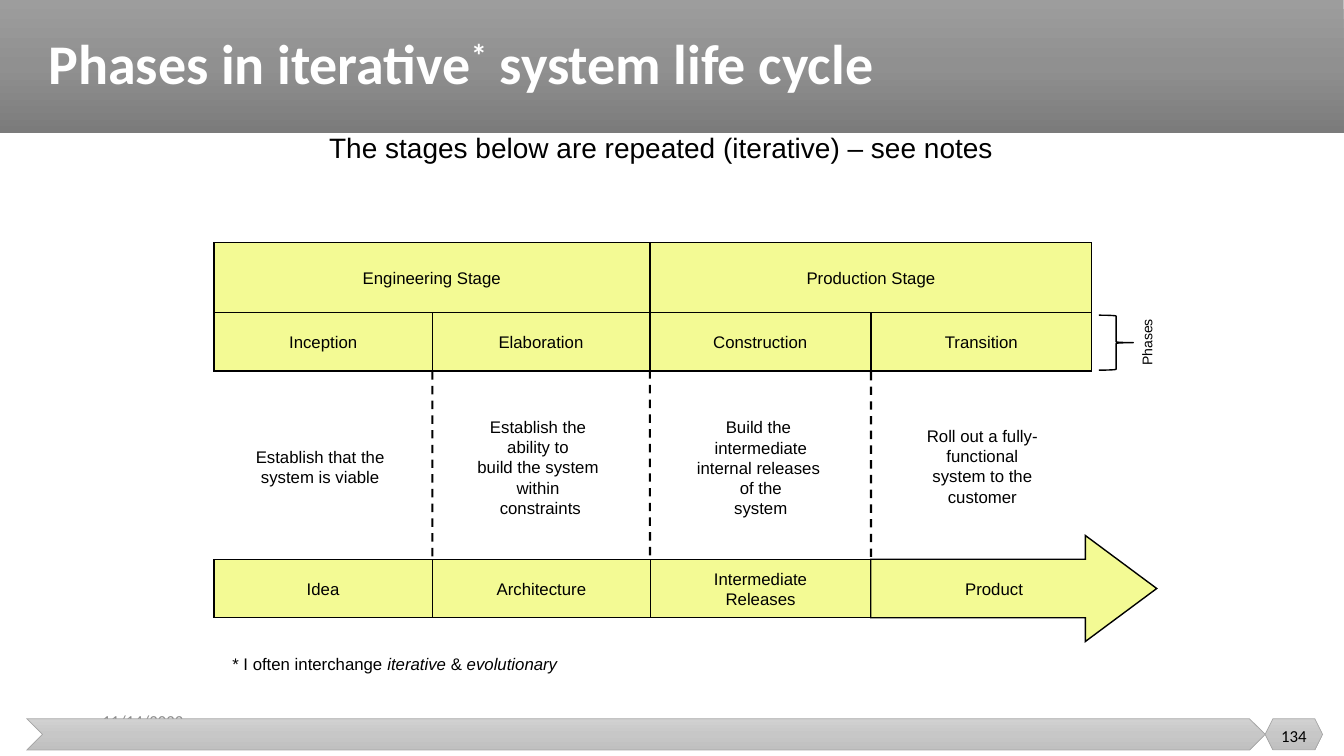
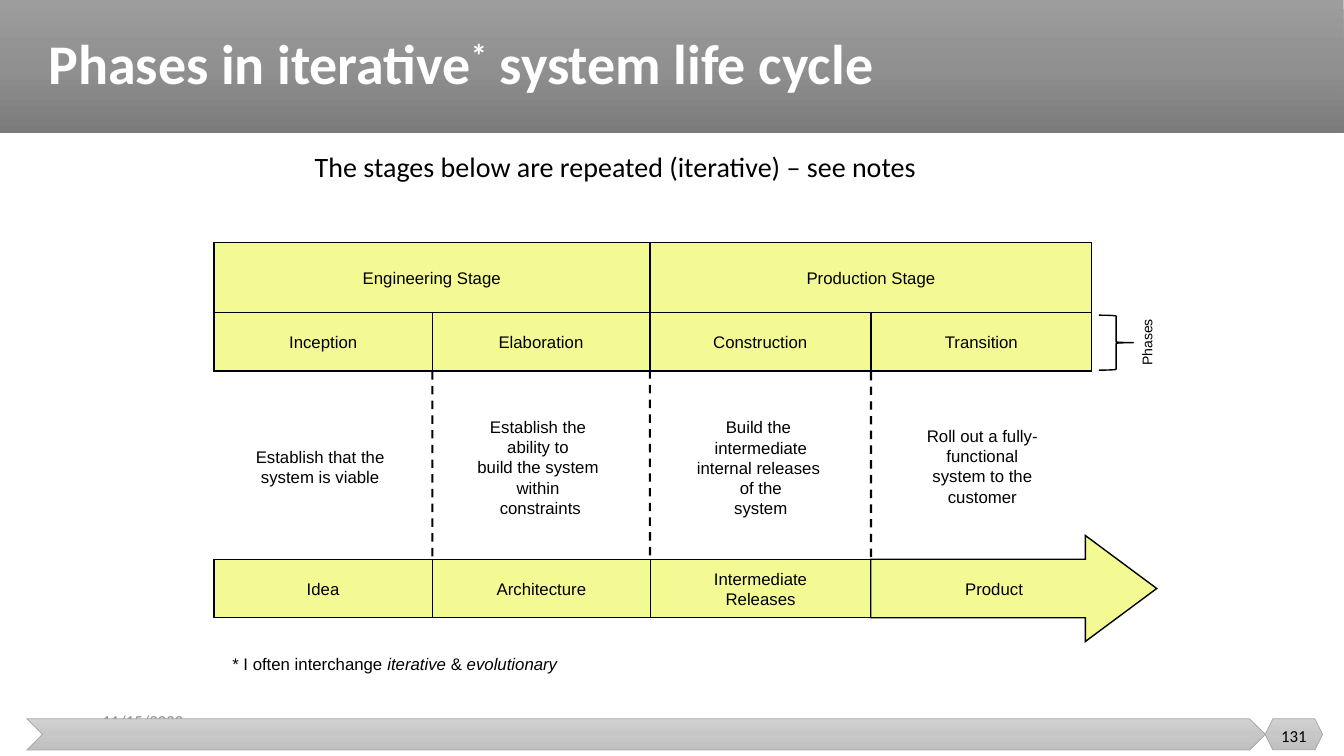
Before and after one commit to malenezi/malenezi, a slide deck: slide 131 of SE423/Lectures/2-SE Context/Project Management and SE Context.pptx (slide 134 before the commit). Drawn at 1344x756 pixels with LibreOffice and Linux fonts; fonts in the diff are those of the drawing. Boxes give left, top, right and bottom in pixels: in the first picture for what was removed or moved away, otherwise in the second. Text is boxed around its words. In the diff, an @@ line names an element or a change of style, - is before the commit and + after.

```diff
--- a/SE423/Lectures/2-SE Context/Project Management and SE Context.pptx
+++ b/SE423/Lectures/2-SE Context/Project Management and SE Context.pptx
@@ text "The stages below are repeated ...": place and size @@
-text "The stages below are repeated ..." at bbox=[329, 137, 993, 164]
+text "The stages below are repeated ..." at bbox=[315, 156, 916, 182]
@@ text "The stages below are repeated ..." at bbox=[315, 156, 916, 182]: font Arial to Calibri @@
@@ text at bbox=[102, 714, 183, 719]: text changed @@
-11/14/2022
+11/15/2022
@@ page number at bbox=[1281, 731, 1306, 742]: text changed @@
-134
+131
```
Also in this commit, not shown: 12 other slides changed, 1 slide added, 3 slides removed.
